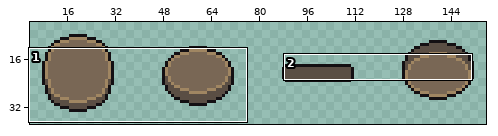
Sprite sheet, stored at assets/coins/obol.png. Above: a wide view before the commit, with the close-up outlined.
Close-up. The starting point:
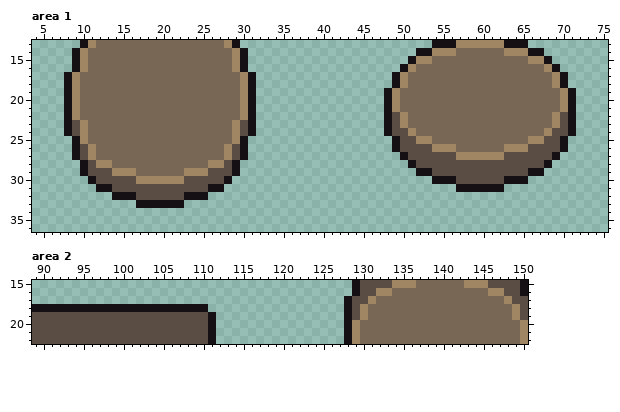
The file is 160x43 pixels. Shown: area 1: x 4..75, y 13..36; area 2: x 89..150, y 15..22. The wide view leaves out empty margins.
New version:
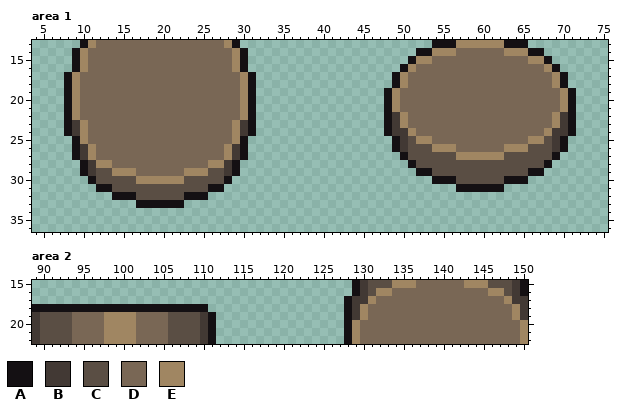
Palette (. is transparent): A #141013  B #423934  C #5a4e44  D #796755  E #a08662
What changed:
Area 1:
The author changed colour C to colour B in row 22 at x 49 and 70; in row 23 at x 9, 30, 49 and 70; in row 24 at x 9, 30, 49 to 50 and 69 to 70; in row 25 at x 50 and 69; in row 26 at x 10, 29, 50 and 69; in row 27 at x 10 and 29.
The author changed colour C to colour B in rows 28 to 29 at x 11 and 28.
Area 2:
The author changed colour C to colour B in rows 15 to 16 at x 130 and 149; in row 17 at x 129 to 130 and 149 to 150; in row 18 at x 129 and 150; in row 19 at x 89, 110, 129 and 150; in rows 20 to 22 at x 89 and 110.
The author changed colour C to colour D in rows 19 to 22 at x 94 to 97 and 102 to 105.
The author changed colour C to colour E in rows 19 to 22 at x 98 to 101.
Boxes around the changes in both close-ups, in picture pixels (x1, y1, x2, y2):
changed: (392, 112, 408, 152)
changed: (552, 112, 568, 152)
changed: (72, 120, 96, 176)
changed: (224, 120, 248, 176)
changed: (352, 280, 368, 320)
changed: (512, 280, 528, 320)
changed: (32, 312, 168, 344)
changed: (200, 312, 208, 344)
